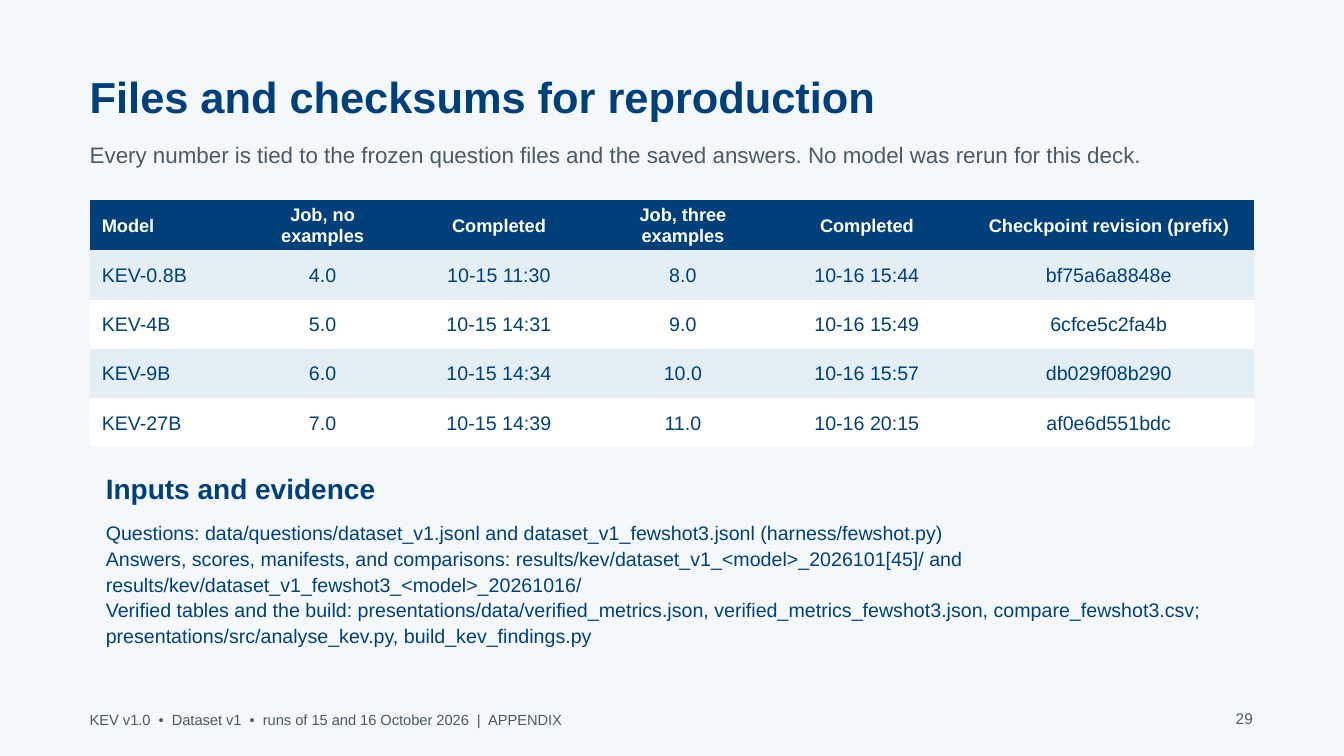
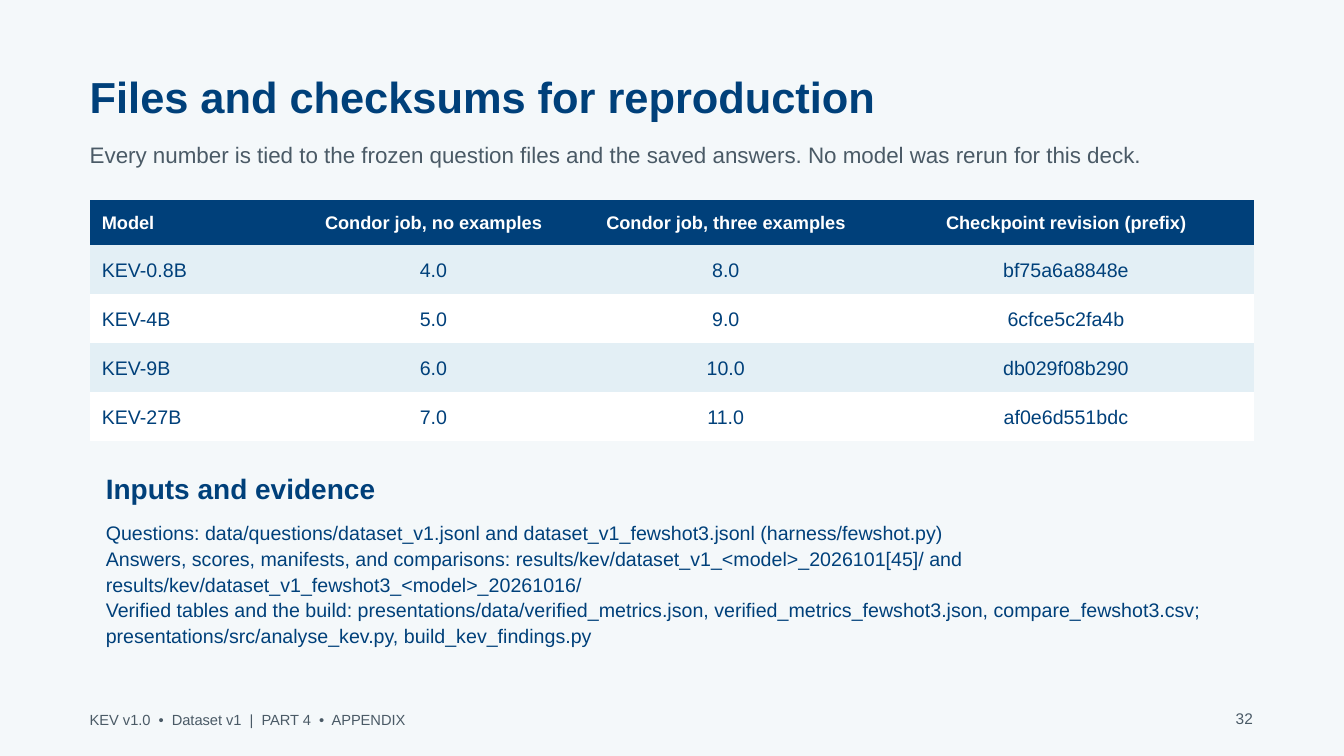
Before and after one commit to stef-c1/JEV_RTL_Benchmarking, a slide deck: slide 32 of presentations/KEV_RTL_findings_20261015.pptx (slide 29 before the commit). Drawn at 1344x756 pixels with LibreOffice and Linux fonts; fonts in the diff are those of the drawing. Boxes give left, top, right and bottom in pixels: in the first picture for what was removed or moved away, otherwise in the second. Text is boxed around its words. In the diff, an @@ line names an element or a change of style, - is before the commit and + after.

```diff
--- a/presentations/KEV_RTL_findings_20261015.pptx
+++ b/presentations/KEV_RTL_findings_20261015.pptx
@@ table at (90, 200, 1254, 442) @@
-column 2: Job, no examples | 4.0 | 5.0 | 6.0 | 7.0
-column 3: Completed | 10-15 11:30 | 10-15 14:31 | 10-15 14:34 | 10-15 14:39
-column 4: Job, three examples | 8.0 | 9.0 | 10.0 | 11.0
-column 5: Completed | 10-16 15:44 | 10-16 15:49 | 10-16 15:57 | 10-16 20:15
+column 2: Condor job, no examples | 4.0 | 5.0 | 6.0 | 7.0
+column 3: Condor job, three examples | 8.0 | 9.0 | 10.0 | 11.0
@@ text at (90, 715, 406, 725): text changed @@
-KEV v1.0 • Dataset v1 • runs of 15 and 16 October 2026 | APPENDIX
+KEV v1.0 • Dataset v1 | PART 4 • APPENDIX
@@ text at (1236, 713, 1253, 724): text changed @@
-29
+32
```
Also in this commit, not shown: 26 other slides changed, 5 slides added, 2 slides removed, 45 other files.
